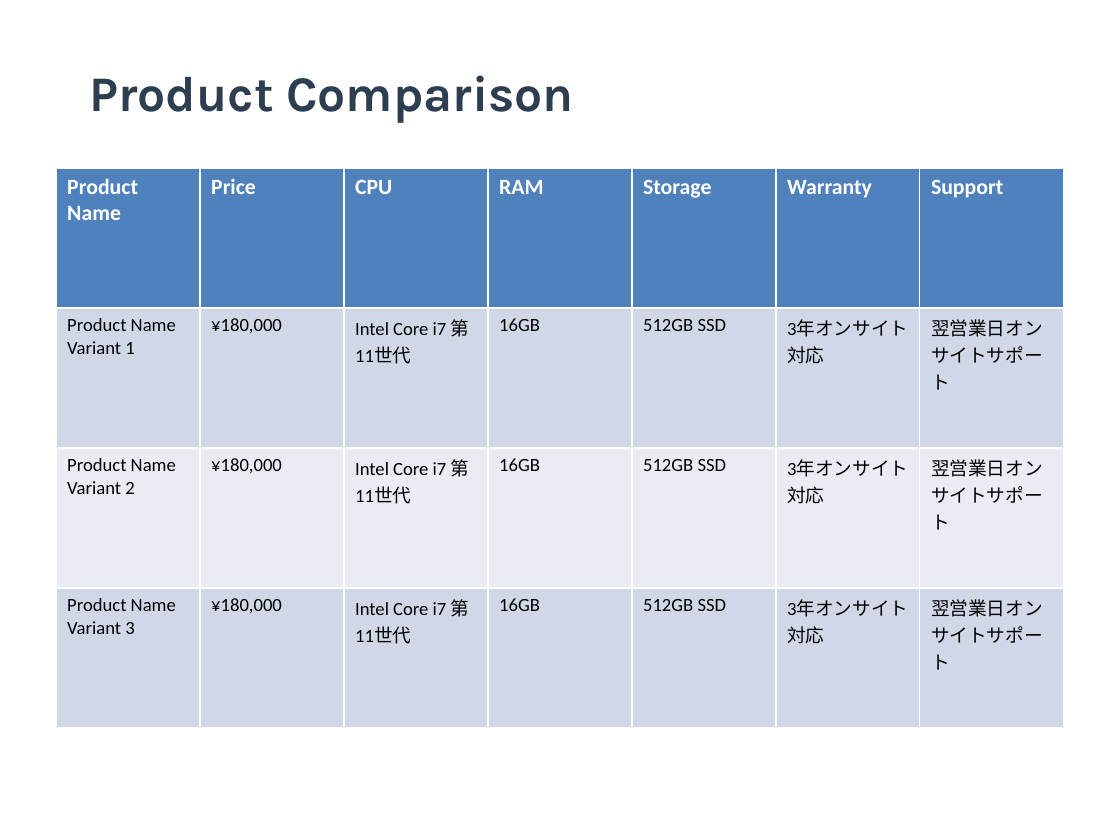
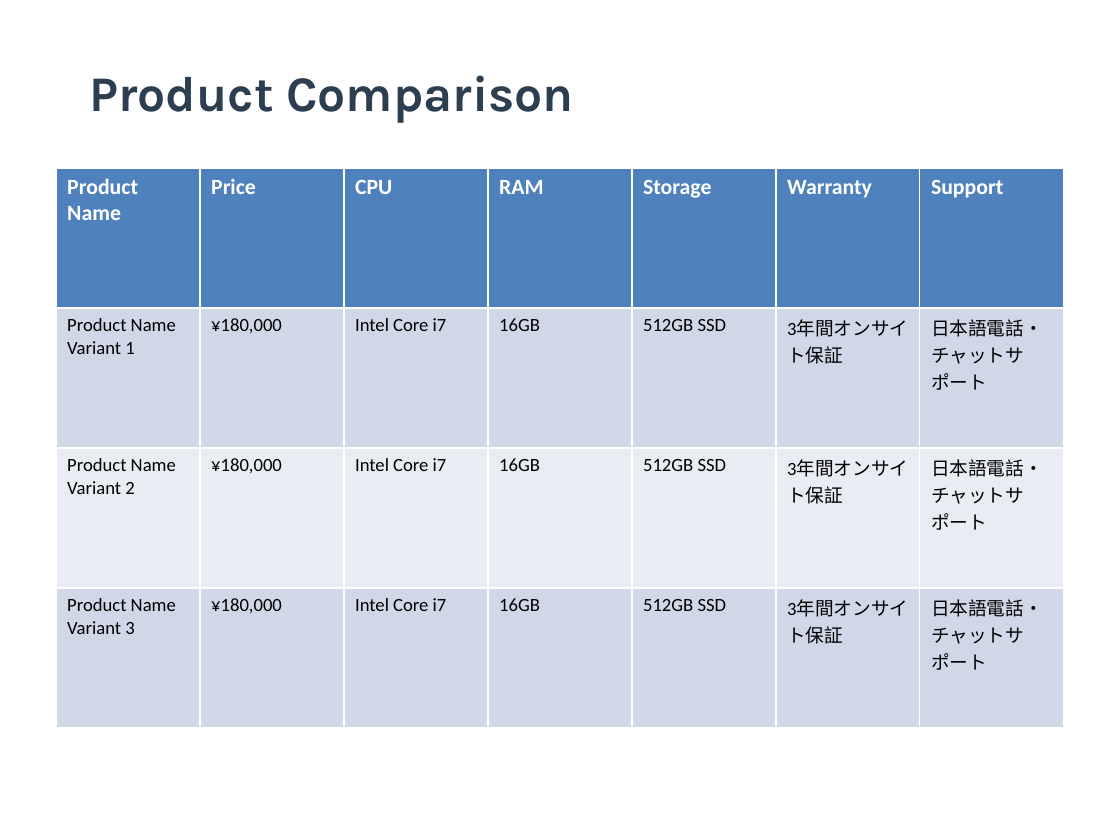
Before and after one commit to TejasGupta-27/b2b-sales-backend, a slide deck: slide 10 of Data/pitch_decks/pitch_deck_001.pptx. Drawn at 1120x840 pixels with LibreOffice and Linux fonts; fonts in the diff are those of the drawing. Boxes give left, top, right and bottom in pixels: in the first picture for what was removed or moved away, otherwise in the second. Text is boxed around its words. In the diff, an @@ line names an element or a change of style, - is before the commit and + after.

```diff
--- a/Data/pitch_decks/pitch_deck_001.pptx
+++ b/Data/pitch_decks/pitch_deck_001.pptx
@@ table at (x1=56, y1=168, x2=1067, y2=728) @@
-row 2: Product Name Variant 1 | ¥180,000 | Intel Core i7 第11世代 | 16GB | 512GB SSD | 3年オンサイト対応 | 翌営業日オンサイトサポート
+row 2: Product Name Variant 1 | ¥180,000 | Intel Core i7 | 16GB | 512GB SSD | 3年間オンサイト保証 | 日本語電話・チャットサポート
-row 3: Product Name Variant 2 | ¥180,000 | Intel Core i7 第11世代 | 16GB | 512GB SSD | 3年オンサイト対応 | 翌営業日オンサイトサポート
+row 3: Product Name Variant 2 | ¥180,000 | Intel Core i7 | 16GB | 512GB SSD | 3年間オンサイト保証 | 日本語電話・チャットサポート
-row 4: Product Name Variant 3 | ¥180,000 | Intel Core i7 第11世代 | 16GB | 512GB SSD | 3年オンサイト対応 | 翌営業日オンサイトサポート
+row 4: Product Name Variant 3 | ¥180,000 | Intel Core i7 | 16GB | 512GB SSD | 3年間オンサイト保証 | 日本語電話・チャットサポート
```
Also in this commit, not shown: 8 other slides changed, 5 other files.
